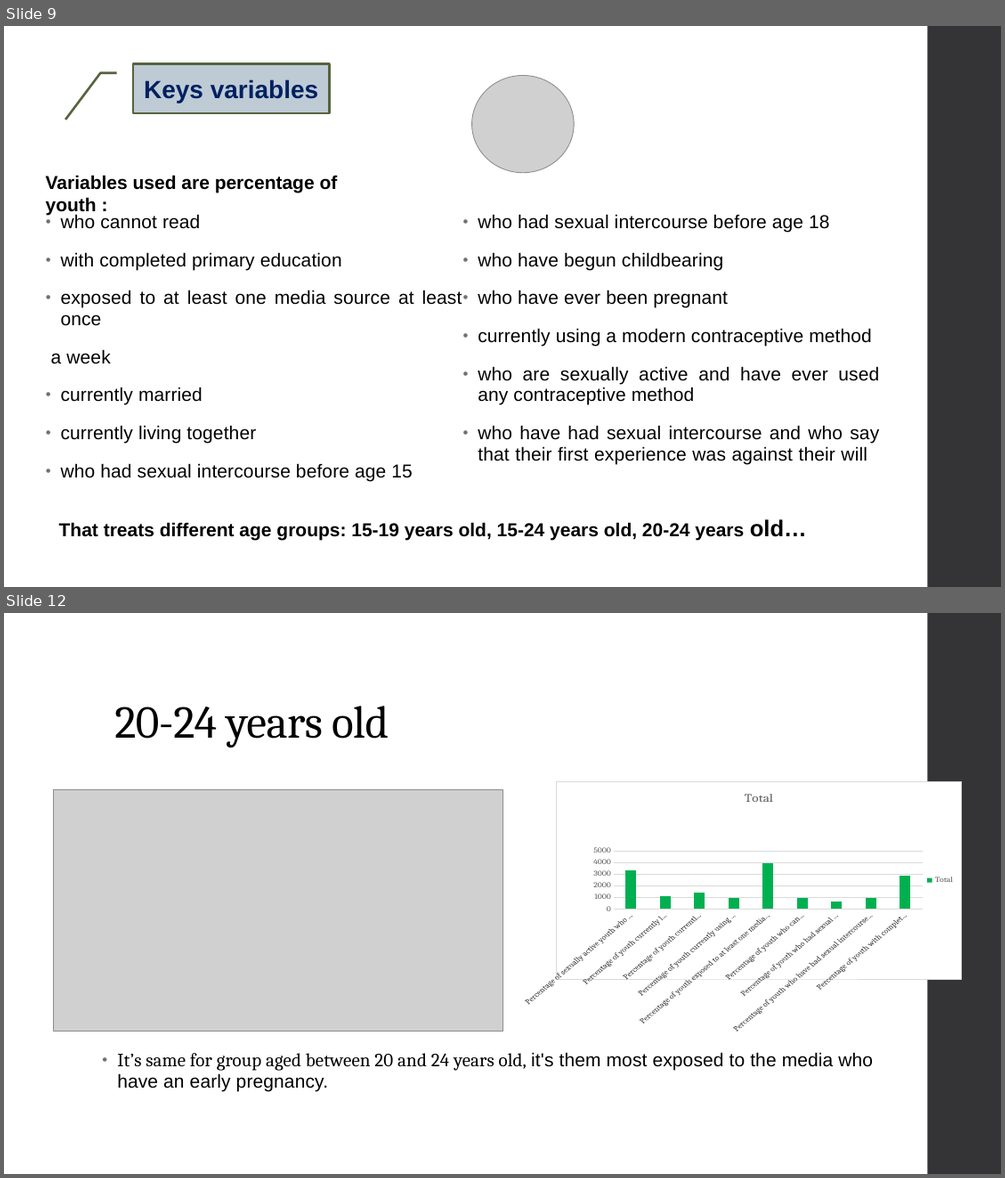
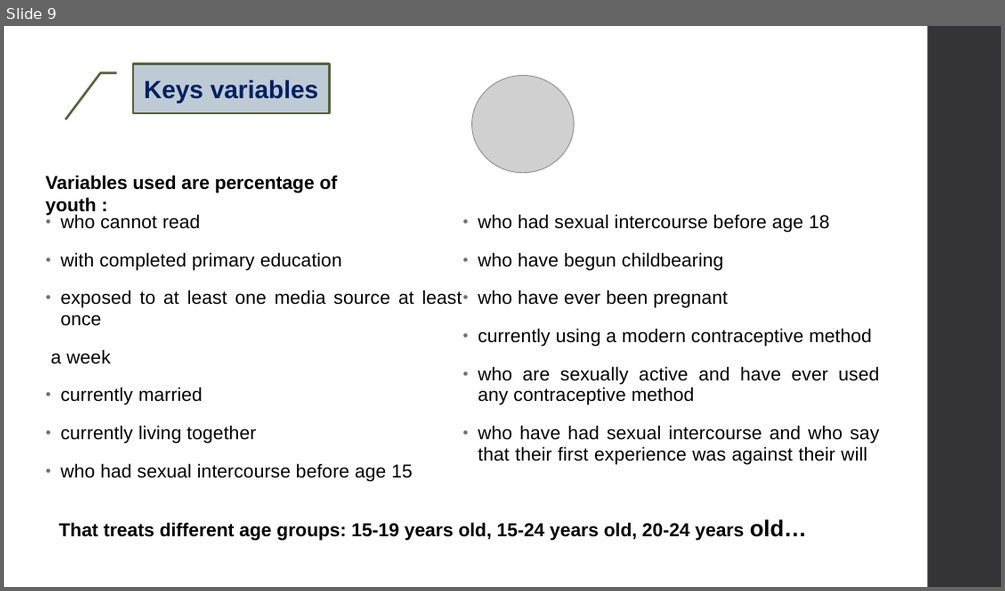
Before and after one commit to Maickery/Child_of_change, a slide deck: Result/Presentation.pptx. Shown one above the other, each under a label of ours: slides 9 and 12 before the commit, slide 9 after it; the slides between them are not shown. The pictures are 1005x1178 and 1005x591 pixels, drawn with LibreOffice and Linux fonts; fonts in the diff are those of the drawing; grey boxes stand for pictures. Boxes give left, top, right and bottom in pixels: in the first picture for what was removed or moved away, otherwise in the second. Text is boxed around its words. In the diff, an @@ line names an element or a change of style, - is before the commit and + after.

```diff
--- a/Result/Presentation.pptx
+++ b/Result/Presentation.pptx
@@ slide 12 removed at [4, 613, 1001, 1174], background #FFFFFF; not listed: 1 template element that a slide beside it also shows @@
@@ title removed at [114, 706, 388, 747] @@
-20-24 years old
@@ picture removed at [53, 789, 503, 1030] @@
@@ column chart removed at [523, 781, 962, 1033] @@
-title "Total"
-categories: Percentage of sexually active youth who have ever used any contraceptive method, Percentage of youth currently living together, Percentage of youth currently married, Percentage of youth currently using a modern contraceptive method, Percentage of youth exposed to at least one media source (newspaper, radio, television) at least once a week, Percentage of youth who cannot read, Percentage of youth who had sexual intercourse before age 15, Percentage of youth who have had sexual intercourse and who say that their first experience was against their will, Percentage of youth with completed primary education
-Total: 3300, 1100, 1400, 900, 3900, 900, 600, 900, 2800
@@ text removed at [117, 1052, 873, 1091] @@
-• It’s same for group aged between 20 and 24 years old, it's them most exposed to the media who have an early pregnancy.
```
Also in this commit, not shown: 10 slides changed, 2 slides added, 3 other slides removed.
